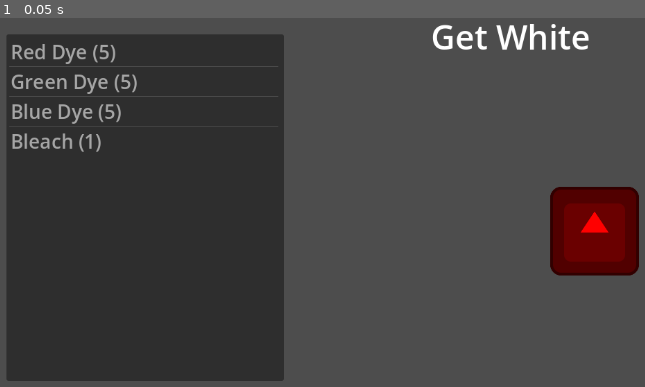
Above: before the commit, frame 1.
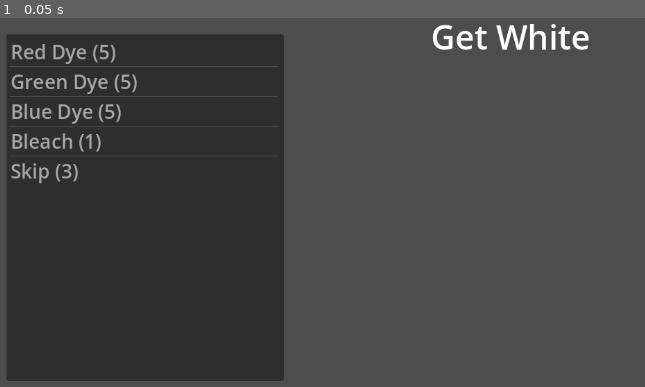
Above: after the commit, the same moment.

Repository: etherware-novice/poisongamejam
Game: Godot game, scene res://scripts/main_game_loop.tscn
Two runs of this game, one before a commit and one after it. Both use one fixed random seed, a clock stepped at 60 frames per second and the inputs below. The engine's default icon, where the game draws it, is replaced by a stand-in: a white triangle on a blue panel in a dark square.
Inputs:
- Up to frame 1 (0.05 s): no input

The runs differ from the first frame. In frame 1, 3.5% of the frame differs, in the area x 1-100%, y 39-70%.

Commit message:
proper inventory now, added skip

Diff:
--- a/scripts/itembag.gd
+++ b/scripts/itembag.gd
@@ -1,10 +1,24 @@
 extends ItemList
 
-var itemNames = ["Red Dye", "Green Dye", "Blue Dye", "Bleach"]
+var itemNames = ["Red Dye", "Green Dye", "Blue Dye", "Bleach", "Skip"]
 
 func _ready():
 	for x in range(player.inventory.size()):
 		add_item(itemNames[x] + " (" + str(player.inventory[x]) + ")")
 
 func _on_item_clicked(index, at_position, mouse_button_index):
-	$"../patient".layerColor(index)
+	if player.cutsceneLock or is_item_disabled(index):
+		return
+	if index == 4:
+		$"../patient".skip()
+	else:
+		$"../patient".layerColor(index)
+	player.inventory[index] = player.inventory[index] - 1
+	updateText(index)
+
+func updateText(index):
+	if player.inventory[index] <= 0:
+		set_item_text(index, itemNames[index])
+		set_item_disabled(index, true)
+		return
+	set_item_text(index, itemNames[index] + " (" + str(player.inventory[index]) + ")")
--- a/scripts/main_game_loop.gd
+++ b/scripts/main_game_loop.gd
@@ -5,6 +5,7 @@
 	startRound()
 
 func startRound():
+	player.cutsceneLock = false
 	randomize()
 	var startingColor = randi() % constants.colorID.size()
 	var goalColor = startingColor
@@ -23,7 +24,15 @@
 
 
 func _on_patient_complete():
+	player.cutsceneLock = true
 	print("you did it")
 	$status.text = "Good Job!"
 	await get_tree().create_timer(3).timeout
 	startRound()
+
+
+func _on_patient_skipped():
+	player.cutsceneLock = true
+	$status.text = "Skipping.."
+	await get_tree().create_timer(3).timeout
+	startRound()
--- a/scripts/main_game_loop.tscn
+++ b/scripts/main_game_loop.tscn
@@ -1,9 +1,11 @@
-[gd_scene load_steps=6 format=3 uid="uid://7ckoiqkd3rug"]
+[gd_scene load_steps=8 format=3 uid="uid://7ckoiqkd3rug"]
 
 [ext_resource type="Texture2D" uid="uid://cv85bmfxveq2f" path="res://icon.svg" id="1_2s1sc"]
 [ext_resource type="Script" path="res://scripts/main_game_loop.gd" id="1_nde14"]
 [ext_resource type="Script" path="res://scripts/patient.gd" id="2_6ndxa"]
+[ext_resource type="Texture2D" uid="uid://ui1b1rbipwf2" path="res://art/patient_human0000.png" id="3_c5mcm"]
 [ext_resource type="Script" path="res://scripts/itembag.gd" id="4_51ai2"]
+[ext_resource type="Texture2D" uid="uid://dn13ooxw267yq" path="res://art/patient_human-001.png" id="4_rbddg"]
 
 [sub_resource type="SpriteFrames" id="SpriteFrames_gfa6j"]
 animations = [{
@@ -14,6 +16,17 @@
 "loop": true,
 "name": &"default",
 "speed": 5.0
+}, {
+"frames": [{
+"duration": 1.0,
+"texture": ExtResource("3_c5mcm")
+}, {
+"duration": 1.0,
+"texture": ExtResource("4_rbddg")
+}],
+"loop": true,
+"name": &"human",
+"speed": 2.0
 }]
 
 [node name="MainGameLoop" type="Node2D"]
@@ -22,6 +35,7 @@
 [node name="patient" type="AnimatedSprite2D" parent="."]
 position = Vector2(902, 400)
 sprite_frames = SubResource("SpriteFrames_gfa6j")
+animation = &"human"
 script = ExtResource("2_6ndxa")
 
 [node name="itembag" type="ItemList" parent="."]
@@ -42,4 +56,5 @@
 text = "placeholder"
 
 [connection signal="complete" from="patient" to="." method="_on_patient_complete"]
+[connection signal="skipped" from="patient" to="." method="_on_patient_skipped"]
 [connection signal="item_clicked" from="itembag" to="itembag" method="_on_item_clicked"]
--- a/scripts/patient.gd
+++ b/scripts/patient.gd
@@ -4,8 +4,10 @@
 var goalColor = 1
 
 signal complete
+signal skipped
 
 func _ready():
+	play("human")
 	return
 
 
@@ -17,8 +19,10 @@
 	curColor = 0
 	checkComplete()
 
-
 func checkComplete():
-	modulate = constants.renderColor[curColor] * 1.5
+	modulate = constants.renderColor[curColor]
 	if curColor == goalColor:
 		emit_signal("complete")
+
+func skip():
+	emit_signal("skipped")
--- a/scripts/player.gd
+++ b/scripts/player.gd
@@ -1,7 +1,8 @@
 extends Node
 
-# red dye, green dye, blue dye, bleach
-var inventory = [5, 5, 5, 1]
+# red dye, green dye, blue dye, bleach, skips
+var inventory = [5, 5, 5, 1, 3]
+var cutsceneLock
 
 # Called when the node enters the scene tree for the first time.
 func _ready():
